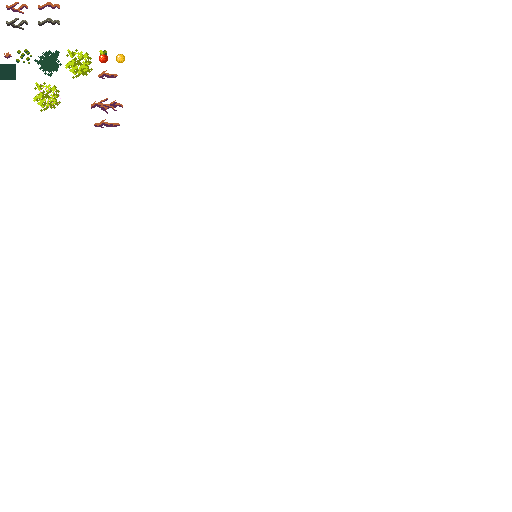
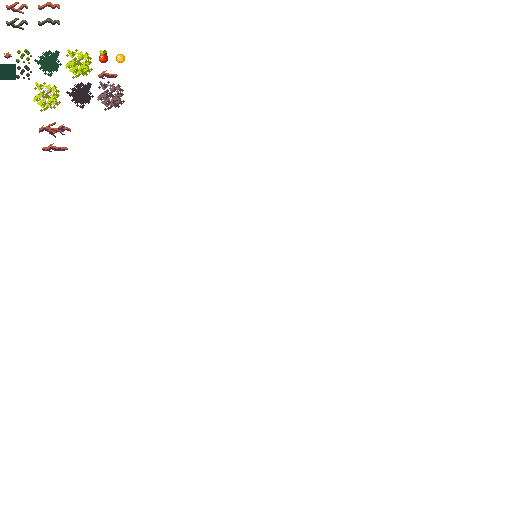
Revision of a layered w=512, h=512 image; what changed, layer by layer:
painted on "tiles" over [16, 65, 125, 152]
